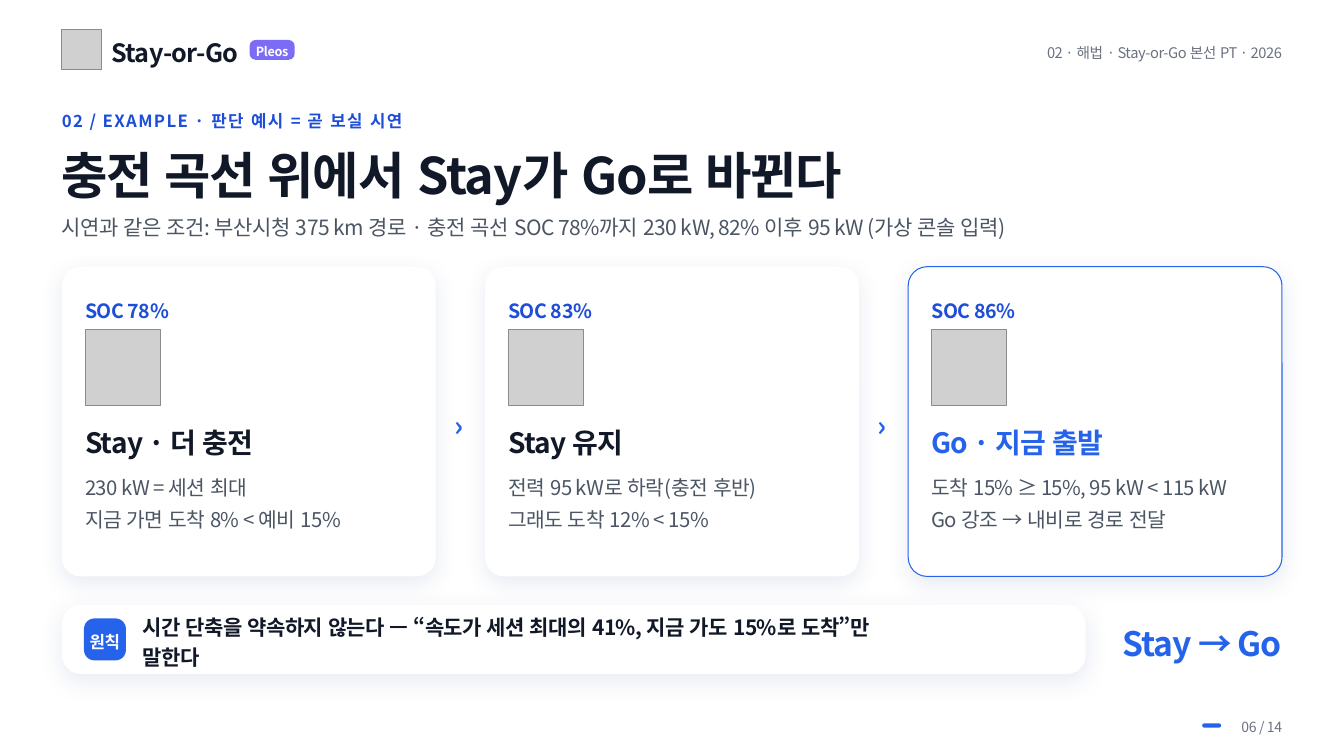
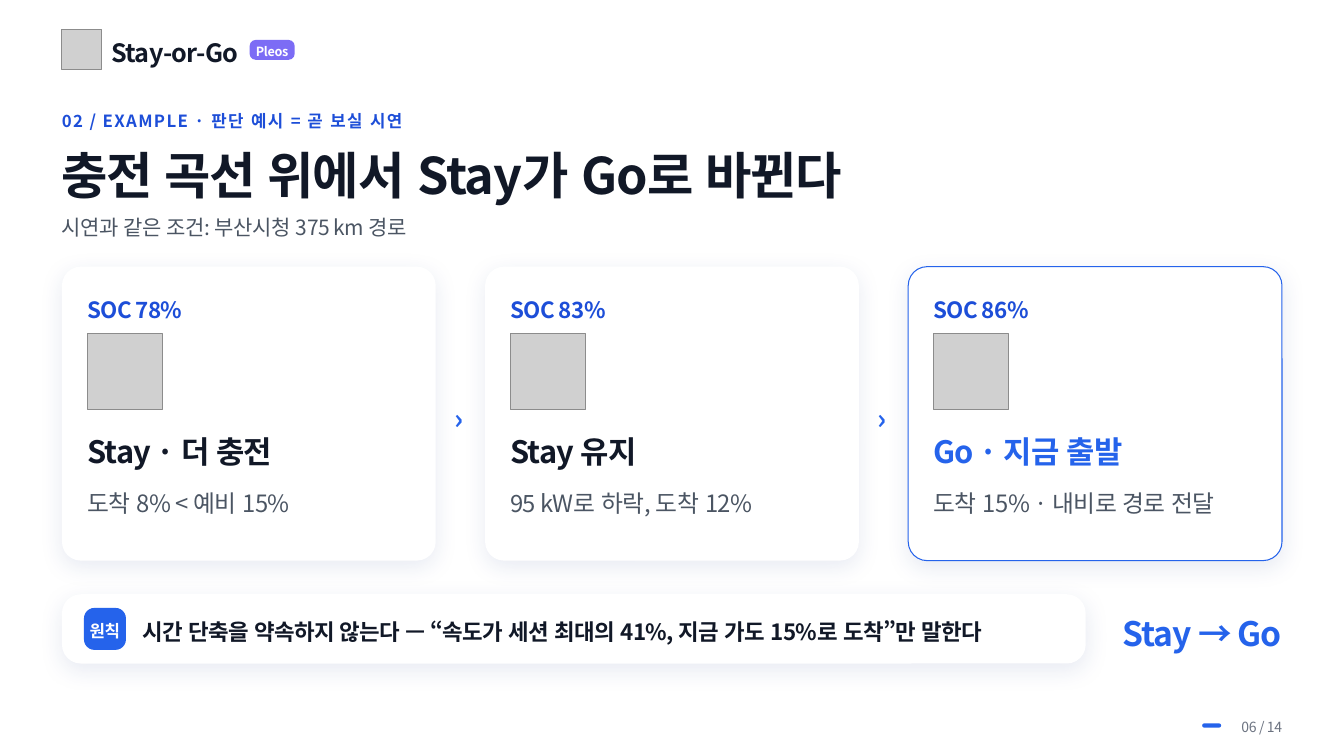
Before and after one commit to NL-Hackerton/Hyundai-Car-App-Challenge-2026, a slide deck: slide 6 of pt/대학생_김&양_Stay-or-Go.pptx. Drawn at 1344x756 pixels with LibreOffice and Linux fonts; fonts in the diff are those of the drawing; grey boxes stand for pictures; background and template pictures are left out. Boxes give left, top, right and bottom in pixels: in the first picture for what was removed or moved away, otherwise in the second. Text is boxed around its words. In the diff, an @@ line names an element or a change of style, - is before the commit and + after.

```diff
--- a/pt/대학생_김&양_Stay-or-Go.pptx
+++ b/pt/대학생_김&양_Stay-or-Go.pptx
@@ text removed at [1047, 46, 1282, 62] @@
-02 · 해법 · Stay-or-Go 본선 PT · 2026
@@ text at [62, 217, 406, 237]: text changed @@
-시연과 같은 조건: 부산시청 375 km 경로 · 충전 곡선 SOC 78%까지 230 kW, 82% 이후 95 kW (가상 콘솔 입력)
+시연과 같은 조건: 부산시청 375 km 경로
@@ rounded rectangle: place and size @@
-rounded rectangle at [62, 267, 436, 577]
+rounded rectangle at [62, 267, 436, 562]
@@ rounded rectangle: place and size @@
-rounded rectangle at [485, 267, 859, 577]
+rounded rectangle at [485, 267, 859, 562]
@@ proportions changed in 3 elements at [62, 267, 436, 562], [485, 267, 859, 562], [908, 267, 1282, 562] @@
@@ rounded rectangle: place and size @@
-rounded rectangle at [908, 267, 1282, 577]
+rounded rectangle at [908, 267, 1282, 562]
@@ size 14 to 16 pt, letter spacing -0.3 to -0.4 pt; vertical alignment top to middle in 3 elements at [87, 301, 183, 319], [510, 301, 606, 319], [933, 301, 1029, 319] @@
@@ 3 pictures: place and size @@
-3 pictures at [85, 330, 1007, 405]
+3 pictures at [87, 334, 1009, 409]
@@ text "›": place and size @@
-text "›" at [449, 406, 470, 438]
+text "›" at [449, 399, 470, 431]
@@ text "›": place and size @@
-text "›" at [872, 406, 893, 438]
+text "›" at [872, 399, 893, 431]
@@ text "Stay · 더 충전": place and size @@
-text "Stay · 더 충전" at [85, 429, 254, 460]
+text "Stay · 더 충전" at [87, 437, 272, 470]
@@ text "Stay 유지": place and size @@
-text "Stay 유지" at [508, 429, 623, 460]
+text "Stay 유지" at [510, 437, 637, 470]
@@ size 20 to 22 pt, letter spacing -0.5 to -0.6 pt in 3 elements at [87, 437, 272, 470], [510, 437, 637, 470], [933, 437, 1123, 466] @@
@@ text "Go · 지금 출발": place and size @@
-text "Go · 지금 출발" at [931, 429, 1104, 456]
+text "Go · 지금 출발" at [933, 437, 1123, 466]
@@ vertical alignment top to middle in 3 elements at [933, 492, 1214, 514], [510, 492, 752, 516], [87, 492, 290, 514] @@
@@ text at [87, 492, 290, 514]: text changed; size 14.5 to 17 pt @@
-230 kW = 세션 최대
-지금 가면 도착 8% < 예비 15%
+도착 8% < 예비 15%
@@ text at [510, 492, 752, 516]: text changed; size 14.5 to 17 pt @@
-전력 95 kW로 하락(충전 후반)
-그래도 도착 12% < 15%
+95 kW로 하락, 도착 12%
@@ text at [933, 492, 1214, 514]: text changed; size 14.5 to 17 pt @@
-도착 15% ≥ 15%, 95 kW < 115 kW
-Go 강조 → 내비로 경로 전달
+도착 15% · 내비로 경로 전달
@@ text "시간 단축을 약속하지 않는다 — ..." at [143, 620, 982, 645]: size 15 to 16 pt @@
@@ 2 texts, 2 rounded rectangles: place and size @@
-2 texts, 2 rounded rectangles at [62, 605, 1282, 675]
+2 texts, 2 rounded rectangles at [62, 595, 1282, 664]
```
Also in this commit, not shown: 13 other slides changed, 17 other files.
